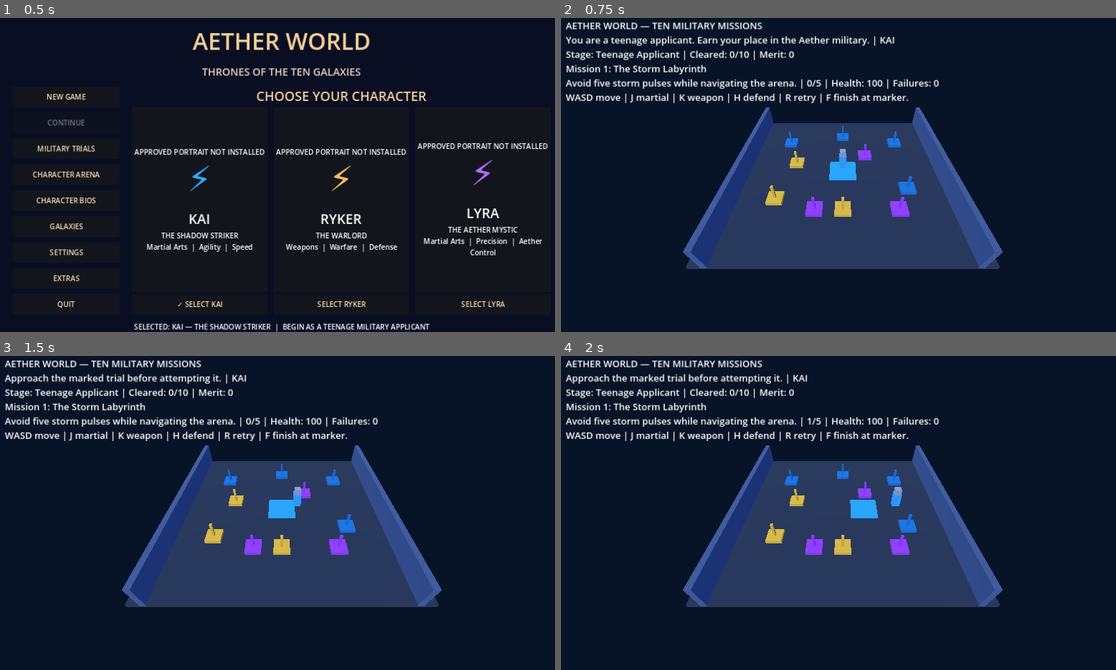
Above: before the commit, frames 1-4 (two rows, left to right).
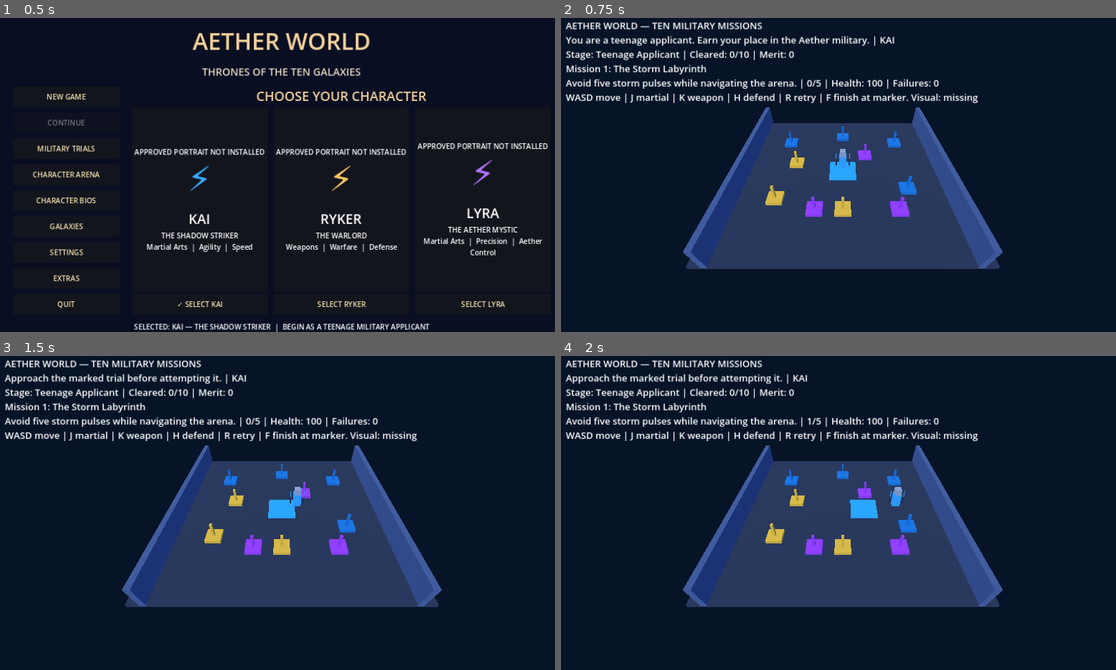
Above: after the commit, the same moments.

Repository: bashamcaleb530-hub/Aeryvex-Pro
Game: Godot game, scene res://AetherWorldMenu.tscn
Two runs of this game, one before a commit and one after it. Both use one fixed random seed, a clock stepped at 60 frames per second and the inputs below.
Inputs:
- Up to frame 1 (0.5 s): no input
- Up to frame 2 (0.75 s): click "MILITARY TRIALS" at 0.5 s
- Up to frame 3 (1.5 s): tap Enter at 1.25 s; hold Right from 1.28 s (still down); tap F at 1.35 s
- Up to frame 4 (2 s): keep holding Right; tap Space at 1.52 s

Frame 1 is identical in both runs. In frame 2, 0.2% of the frame differs, in the area x 49-76%, y 23-47%; in frame 3, 0.2%; in frame 4, 0.2%.

Commit message:
Use exactly approved 2D hero references or GLB when available; prototype Kai's two separate sword handles

Diff:
--- a/original_game/MilitaryOpening.gd
+++ b/original_game/MilitaryOpening.gd
@@ -23,6 +23,7 @@
 var message := "You are a teenage applicant. Earn your place in the Aether military."
 var council_approved := false
 var movement_speed := 4.8
+var hero_visual_status := "missing"
 var selected_hero := "KAI"
 var hero_tint := Color("#32aaff")
 
@@ -76,8 +77,18 @@
     hero = Node3D.new()
     hero.name = "TeenageCandidate"
     add_child(hero)
-    _box(hero, Vector3(0.62, 1.2, 0.45), Vector3(0, 1.12, 0), hero_tint)
-    _box(hero, Vector3(0.48, 0.48, 0.48), Vector3(0, 1.92, 0), Color("#8fa5bb"))
+    var appearance := Node3D.new()
+    appearance.name = "ApprovedHeroAppearance"
+    appearance.set_script(load("res://ApprovedPlayableHero.gd"))
+    hero.add_child(appearance)
+    hero_visual_status = appearance.call("apply_hero", ["KAI","RYKER","LYRA"].find(selected_hero))
+    if hero_visual_status == "missing":
+        _box(hero, Vector3(0.62, 1.2, 0.45), Vector3(0, 1.12, 0), hero_tint)
+        _box(hero, Vector3(0.48, 0.48, 0.48), Vector3(0, 1.92, 0), Color("#8fa5bb"))
+    if selected_hero == "KAI":
+        for side in [-1.0,1.0]:
+            _box(hero, Vector3(0.09,0.65,0.09), Vector3(side*0.53,1.04,0), Color("#1b304c"))
+            _box(hero, Vector3(0.04,0.55,0.05), Vector3(side*0.53,1.65,0), Color("#35b8f5"))
     opponent = Node3D.new()
     opponent.name = "TrainingOpponent"
     opponent.position = Vector3(1.5, 0, 0)
@@ -148,7 +159,7 @@
         return
     var objective := current_trial().replace("_", " ").capitalize()
     var mission: Dictionary = missions.current()
-    var hint := "WASD move | J martial | K weapon | H defend | R retry | F finish at marker."
+    var hint := "WASD move | J martial | K weapon | H defend | R retry | F finish at marker. Visual: " + hero_visual_status
     if admission.stage == "council_review":
         hint = "Press C to present the purple Master's recommendation to the Council."
     if council_approved:
